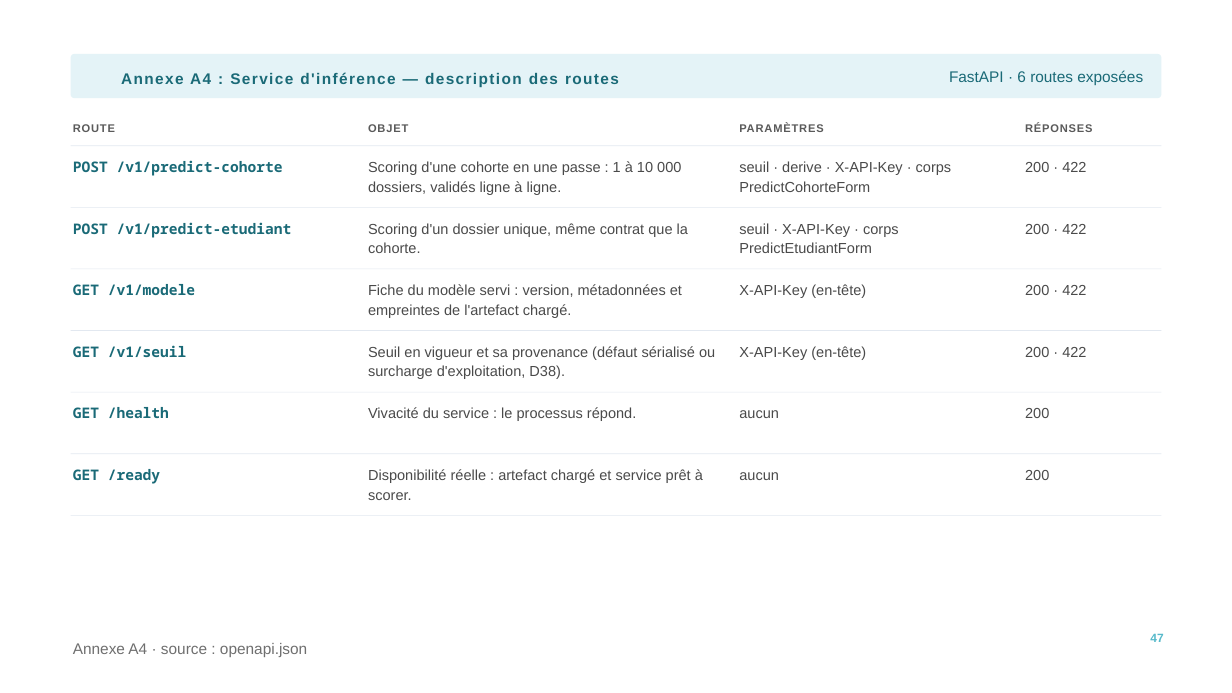
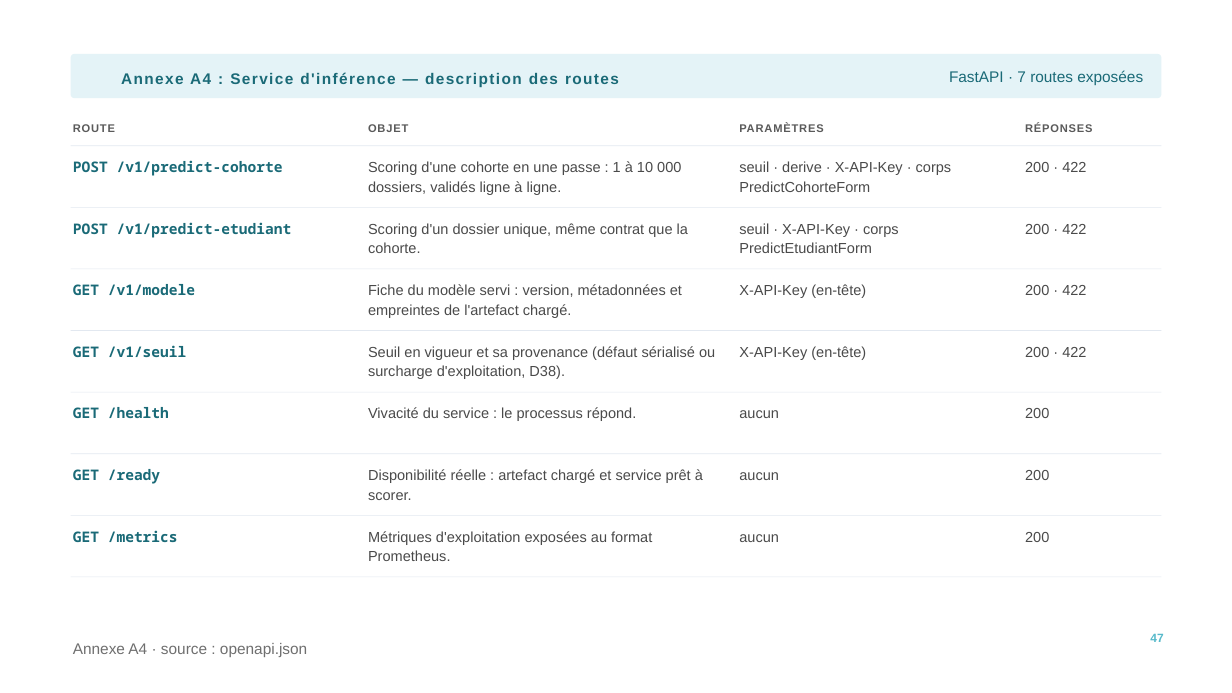
Before and after one commit to jalb-code/cisia-decrochage-etudiant, a slide deck: slide 47 of docs/JALB-Decrochage-l1.pptx. Drawn at 1232x693 pixels with LibreOffice and Linux fonts; fonts in the diff are those of the drawing. Boxes give left, top, right and bottom in pixels: in the first picture for what was removed or moved away, otherwise in the second. Text is boxed around its words. In the diff, an @@ line names an element or a change of style, - is before the commit and + after.

```diff
--- a/docs/JALB-Decrochage-l1.pptx
+++ b/docs/JALB-Decrochage-l1.pptx
@@ text at (949, 70, 1143, 85): text changed @@
-FastAPI · 6 routes exposées
+FastAPI · 7 routes exposées
@@ text added at (73, 530, 178, 542), 17 pt, text #1A6A77, bold @@
+GET /metrics
@@ text added at (368, 531, 652, 561), 17 pt, text #4A4A4A @@
+Métriques d'exploitation exposées au format Prometheus.
@@ text added at (739, 534, 779, 542), 17 pt, text #4A4A4A @@
+aucun
@@ text added at (1025, 532, 1049, 542), 17 pt, text #4A4A4A @@
+200
```
Also in this commit, not shown: 3 other files.
